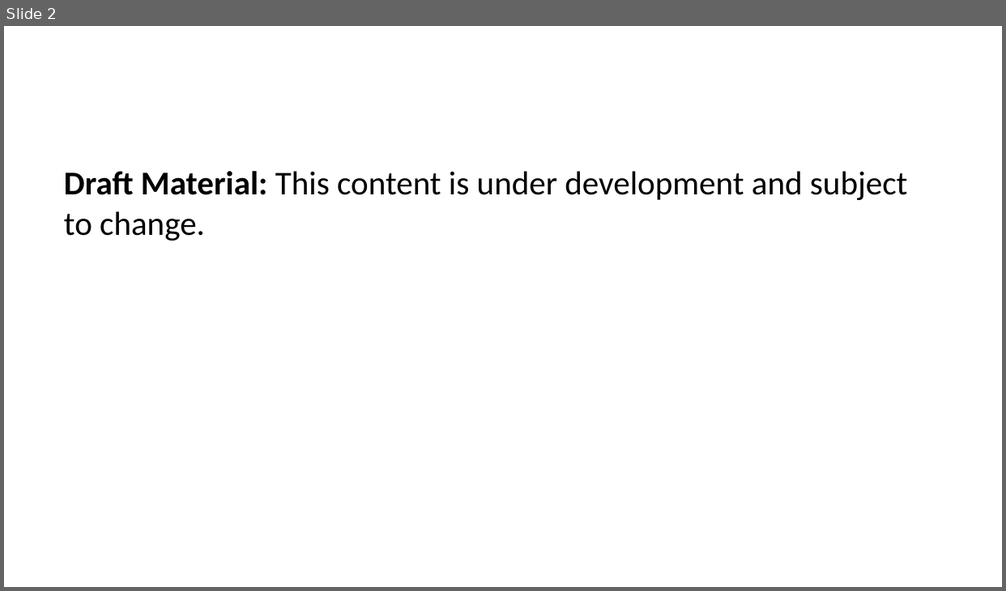
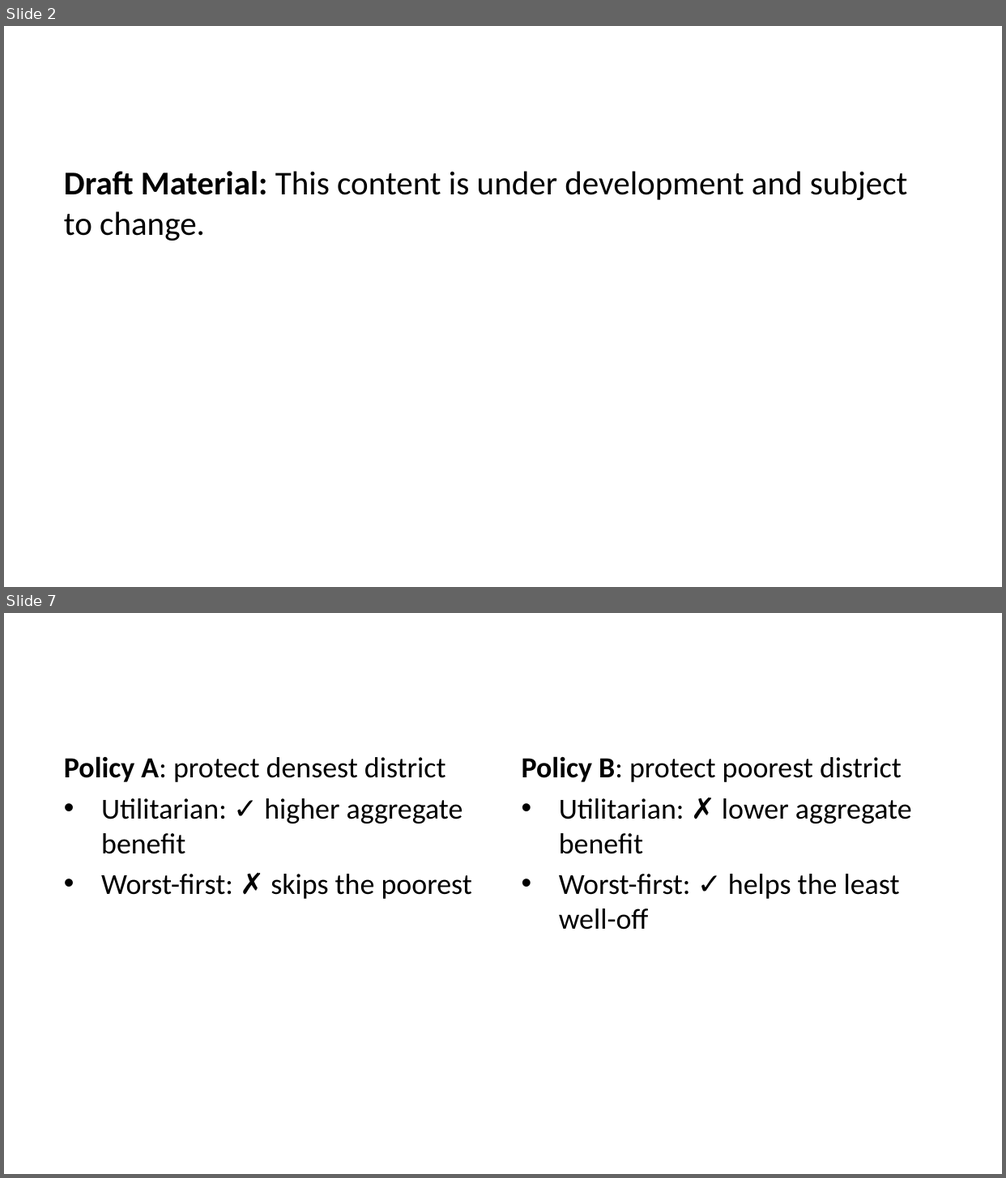
Before and after one commit to CEVE-421-521/ceve-421-521.github.io, a slide deck: lectures/week-09/index.pptx. Shown one above the other, each under a label of ours: slide 2 before the commit, slides 2 and 7 after it; the slides between them are not shown. The pictures are 1006x591 and 1006x1178 pixels, drawn with LibreOffice and Linux fonts; fonts in the diff are those of the drawing. Boxes give left, top, right and bottom in pixels: in the first picture for what was removed or moved away, otherwise in the second. Text is boxed around its words. In the diff, an @@ line names an element or a change of style, - is before the commit and + after.

```diff
--- a/lectures/week-09/index.pptx
+++ b/lectures/week-09/index.pptx
@@ slide 7 added at <box>4,613,1002,1174</box>, background #FFFFFF @@
@@ text added at <box>64,756,472,899</box>, 21 pt, text #000000 @@
+Policy A: protect densest district
+• Utilitarian: ✓ higher aggregate benefit
+• Worst-first: ✗ skips the poorest
@@ text added at <box>522,756,912,930</box>, 21 pt, text #000000 @@
+Policy B: protect poorest district
+• Utilitarian: ✗ lower aggregate benefit
+• Worst-first: ✓ helps the least well-off
```
Also in this commit, not shown: 1 slide changed, 6 other slides added, 2 slides removed, 59 other files.
